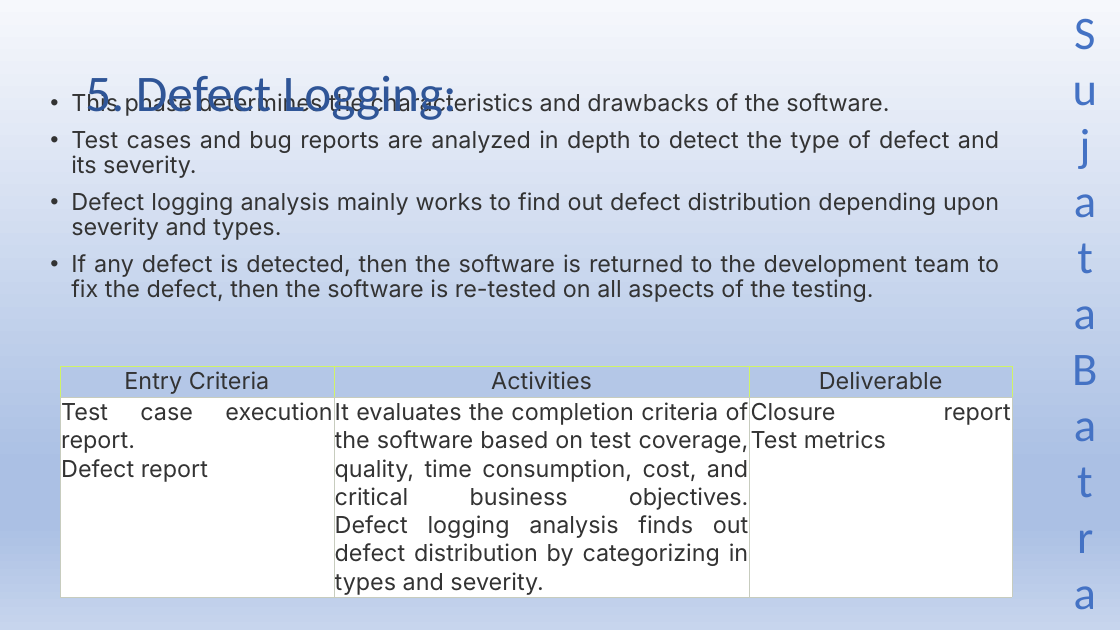
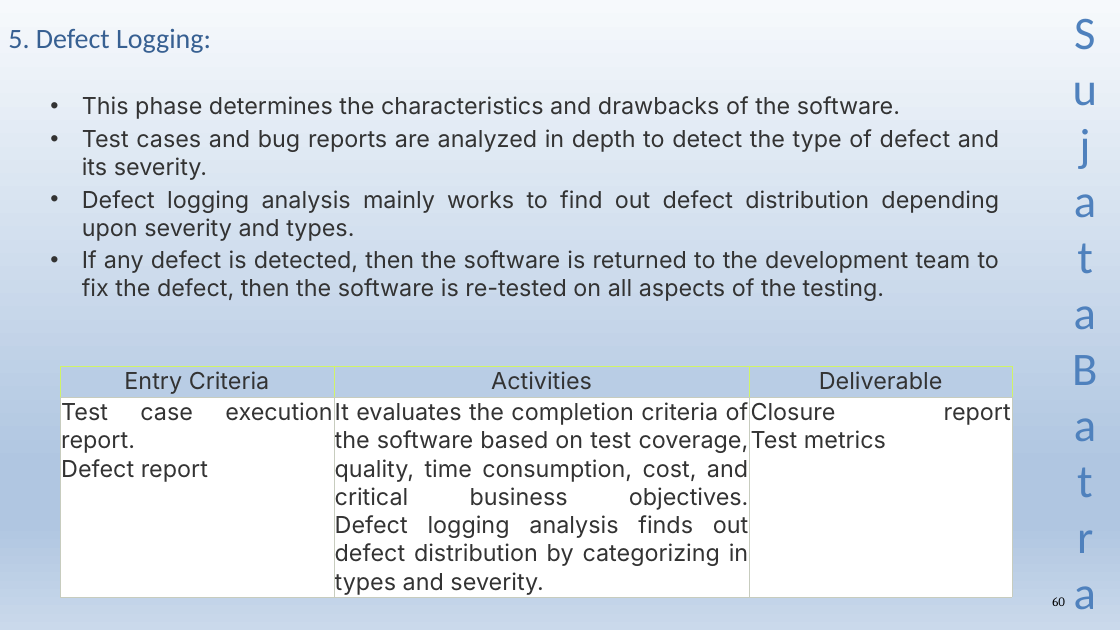
Before and after one commit to Sujatabatra/SapientNov2021QABatch, a slide deck: slide 60 of QA/QA Study Material.pptx. Drawn at 1120x630 pixels with LibreOffice and Linux fonts; fonts in the diff are those of the drawing. Boxes give left, top, right and bottom in pixels: in the first picture for what was removed or moved away, otherwise in the second. Text is boxed around its words. In the diff, an @@ line names an element or a change of style, - is before the commit and + after.

```diff
--- a/QA/QA Study Material.pptx
+++ b/QA/QA Study Material.pptx
@@ background gradient #F6F8FC to #ABC0E4 to #C7D5ED to gradient #F6F9FC to #B0C6E1 to #CAD9EB @@
@@ title "5. Defect Logging:": place and size @@
-title "5. Defect Logging:" at [85, 76, 457, 120]
+title "5. Defect Logging:" at [8, 29, 211, 53]
@@ title "5. Defect Logging:" at [8, 29, 211, 53]: size 44 to 24 pt, text colour #2F5597 to #376092; line spacing 0.9 to 1 @@
@@ text "Sujata Batra" at [1062, 0, 1109, 629]: text colour #4472C4 to #4F81BD @@
@@ text "This phase determines the characteristics ..." at [82, 96, 999, 301]: indent changed; line spacing 0.9 to 1; less space between paragraphs @@
@@ page number added at [1052, 597, 1065, 606], 11 pt, text #000000 @@
+60
```
Also in this commit, not shown: 102 other slides changed, 20 slides added.
